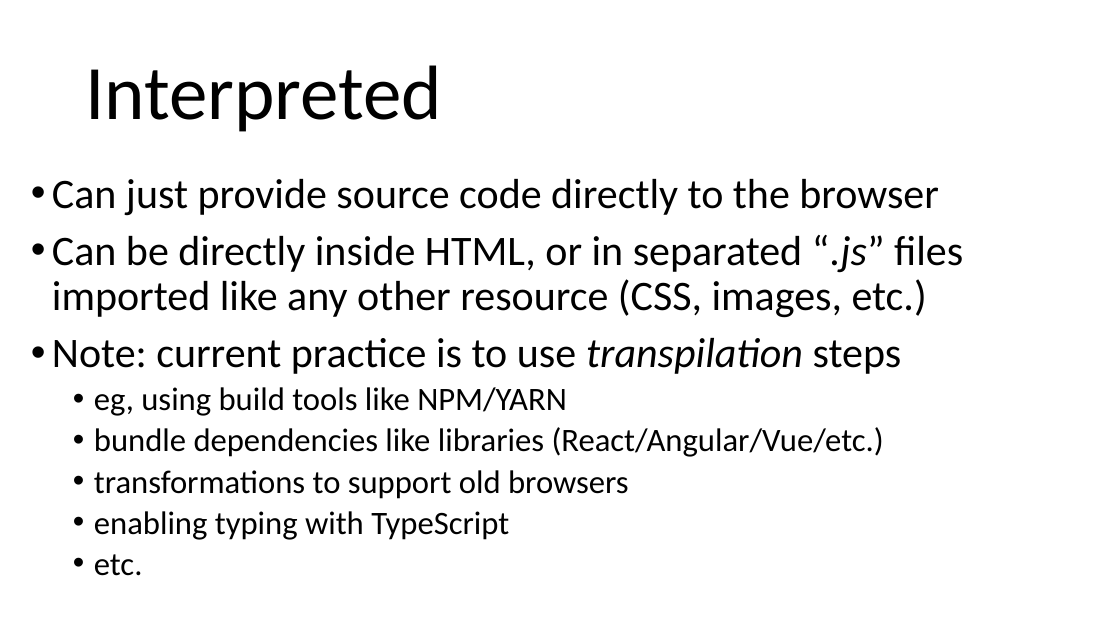
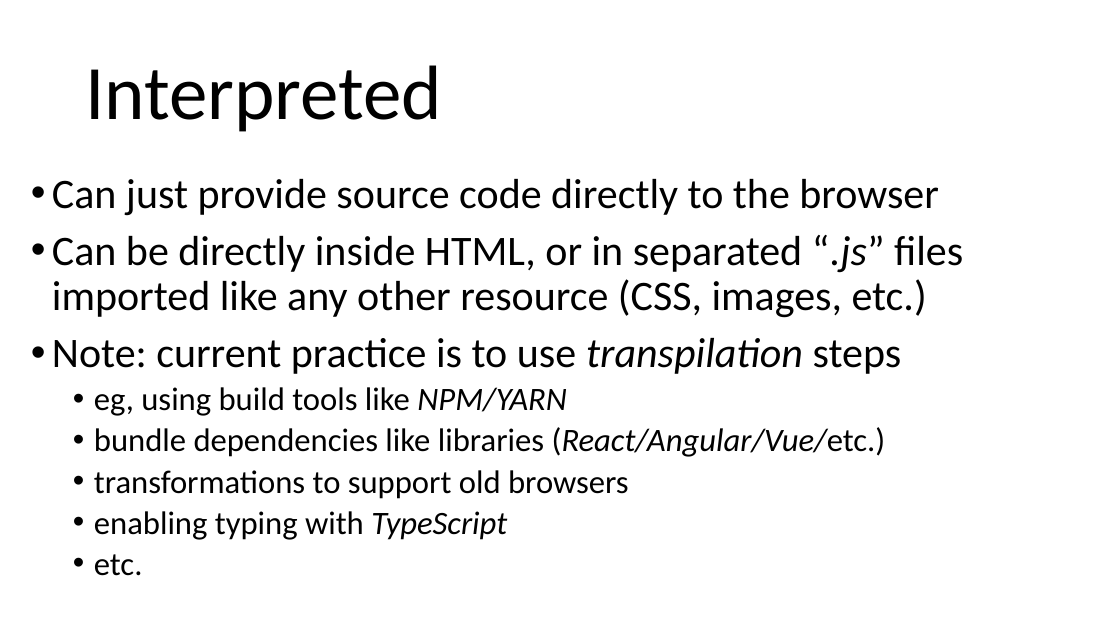
Before and after one commit to arcuri82/web_development_and_api_design, a slide deck: slide 16 of docs/slides/lesson_01.pptx (slide 15 before the commit). Drawn at 1120x630 pixels with LibreOffice and Linux fonts; fonts in the diff are those of the drawing. Boxes give left, top, right and bottom in pixels: in the first picture for what was removed or moved away, otherwise in the second. Text is boxed around its words. In the diff, an @@ line names an element or a change of style, - is before the commit and + after.

```diff
--- a/docs/slides/lesson_01.pptx
+++ b/docs/slides/lesson_01.pptx
@@ text at [94,387,886,540]: italic on in "NPM/YARN", "(React/Angular/Vue/etc.)", "TypeScript" @@
```
Also in this commit, not shown: 9 other slides changed, 5 slides added, 1 other file.
